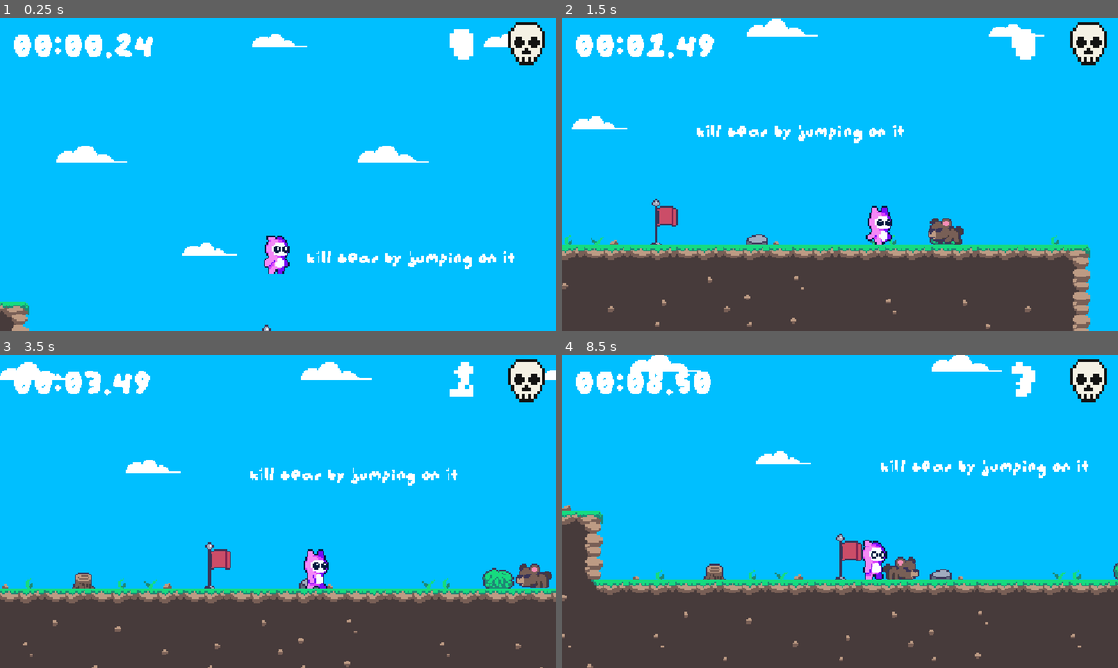
Above: before the commit, frames 1-4 (two rows, left to right).
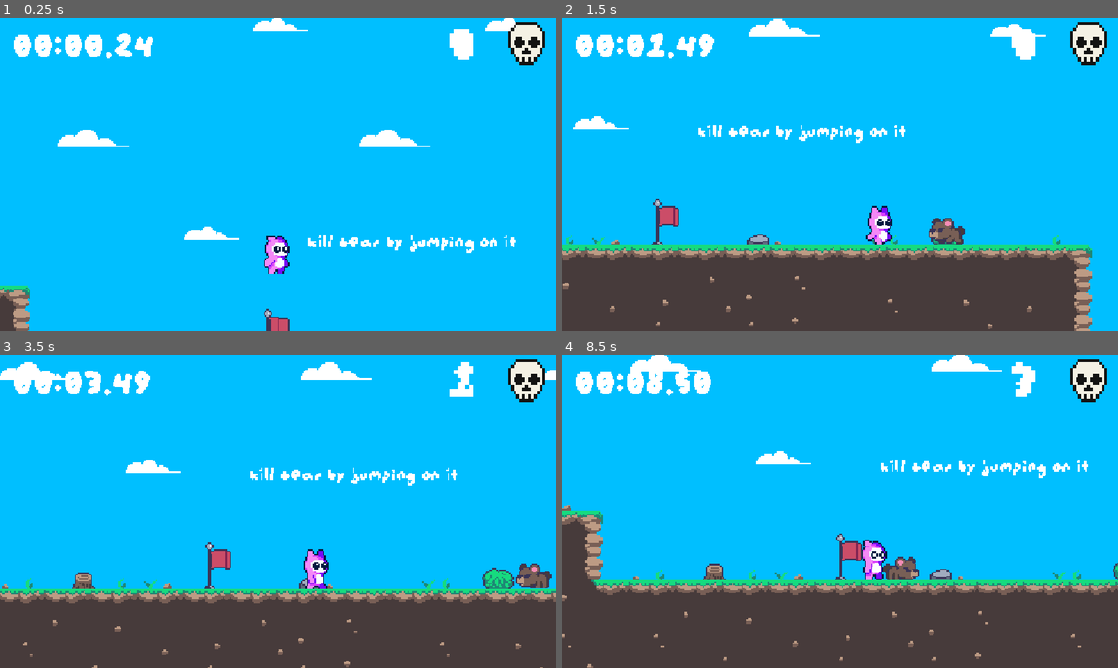
Above: after the commit, the same moments.

Repository: kocio07/Brackeys-game-jam
Game: Godot game, scene res://sceny/main.tscn
The game is run twice, just before and just after one commit, with the same random seed, the same clock (stepped at 60 frames per second) and the same inputs. This scene is started directly instead of the project's main scene.
Inputs:
- Up to frame 1 (0.25 s): no input
- Up to frame 2 (1.5 s): hold D (right) from 0.53 s (still down); tap X (start) at 0.6, 1.35 s; tap Space (jump) at 0.77 s
- Up to frame 3 (3.5 s): tap Space (jump) at 1.52, 3.02 s; release D (right) at 2.03 s; hold A (left) 2.03-2.78 s; tap X (start) at 2.1, 2.85 s; hold D (right) from 2.78 s (still down)
- Up to frame 4 (8.5 s): tap X (start) every 0.75 s from 3.6 to 8.1 s; tap Space (jump) at 3.77, 4.52, 6.02, 6.77, 7.52 s; release D (right) at 4.28 s; hold A (left) 4.28-5.03 s; hold D (right) 5.03-5.78 s; hold A (left) 5.78-7.28 s; hold D (right) from 7.28 s (still down)

The runs differ from the first frame. In frame 1, 4.6% of the frame differs, in the area x 0-93%, y 0-100%; in frame 2, 2.3%; in frame 3, less than 0.1%; in frame 4, less than 0.1%.

Commit message:
Added half working teleport effect

Diff:
--- /dev/null
+++ b/nowy-projekt-gry/sceny/audio_stream_player_2d.tscn
@@ -0,0 +1,8 @@
+[gd_scene format=3 uid="uid://c4wxqd7eix0ep"]
+
+[ext_resource type="AudioStream" uid="uid://dlv0nige33idm" path="res://assets/music/11. Dangerous Cave.wav" id="1_7hj8q"]
+
+[node name="AudioStreamPlayer2D" type="AudioStreamPlayer2D" unique_id=1430178328]
+stream = ExtResource("1_7hj8q")
+autoplay = true
+max_distance = 9.223372e+18
--- a/nowy-projekt-gry/sceny/gracz.tscn
+++ b/nowy-projekt-gry/sceny/gracz.tscn
@@ -6,6 +6,11 @@
 [ext_resource type="Texture2D" uid="uid://cs4hu5kvuk04b" path="res://assets/1 Pink_Monster/Pink_Monster.png" id="4_41j5y"]
 [ext_resource type="Texture2D" uid="uid://ctrwue8w1qaqb" path="res://assets/1 Pink_Monster/Pink_Monster_Walk_6.png" id="5_fggid"]
 [ext_resource type="AudioStream" uid="uid://c6ar72kq3hii5" path="res://assets/sounds/jump.wav" id="6_yoavk"]
+[ext_resource type="Texture2D" uid="uid://b2y5t5nu8fwx5" path="res://assets/Skeleton_Bones/Pixel_Size_64x64/Skull_Normal.png" id="7_vxf87"]
+[ext_resource type="FontFile" uid="uid://bcrp3l0uldjoy" path="res://assets/augiepixel.ttf" id="8_c7ph3"]
+[ext_resource type="Script" uid="uid://mklhaaoquak8" path="res://skrypty/dead_ui.gd" id="9_3me7c"]
+[ext_resource type="Script" uid="uid://dlejojh77bppl" path="res://skrypty/timer.gd" id="10_l3072"]
+[ext_resource type="Shader" uid="uid://0f1h8uc1tll5" path="res://sceny/swirl_fade.gdshader" id="11_d0a07"]
 
 [sub_resource type="AtlasTexture" id="AtlasTexture_hi6mn"]
 atlas = ExtResource("2_yoavk")
@@ -161,6 +166,20 @@
 
 [sub_resource type="RectangleShape2D" id="RectangleShape2D_f6xyr"]
 size = Vector2(11, 25)
+
+[sub_resource type="LabelSettings" id="LabelSettings_vxf87"]
+font = ExtResource("8_c7ph3")
+font_size = 23
+
+[sub_resource type="LabelSettings" id="LabelSettings_c7ph3"]
+font = ExtResource("8_c7ph3")
+font_size = 89
+
+[sub_resource type="ShaderMaterial" id="ShaderMaterial_3me7c"]
+shader = ExtResource("11_d0a07")
+shader_parameter/progress = 0.0
+shader_parameter/spiral_strength = 15.0
+shader_parameter/cover_color = Color(0, 0, 0, 1)
 
 [node name="Gracz" type="CharacterBody2D" unique_id=724449849 groups=["gracz"]]
 collision_layer = 3
@@ -180,3 +199,48 @@
 [node name="Skok sfx" type="AudioStreamPlayer2D" parent="." unique_id=1955351490]
 stream = ExtResource("6_yoavk")
 volume_db = -6.804
+
+[node name="CanvasLayer2" type="CanvasLayer" parent="." unique_id=1178844827]
+
+[node name="Control" type="Control" parent="CanvasLayer2" unique_id=1815808149]
+layout_mode = 3
+anchors_preset = 0
+offset_right = 40.0
+offset_bottom = 40.0
+
+[node name="TextureRect" type="TextureRect" parent="CanvasLayer2/Control" unique_id=1952291656]
+layout_mode = 0
+offset_left = 1040.0
+offset_top = 9.0
+offset_right = 1136.0
+offset_bottom = 104.0
+texture = ExtResource("7_vxf87")
+
+[node name="Label" type="Label" parent="CanvasLayer2/Control" unique_id=1052950998]
+layout_mode = 0
+offset_left = 932.00006
+offset_top = -2.0
+offset_right = 972.00006
+offset_bottom = 22.0
+scale = Vector2(5.5600004, 5.5600004)
+text = "0"
+label_settings = SubResource("LabelSettings_vxf87")
+script = ExtResource("9_3me7c")
+
+[node name="Label2" type="Label" parent="CanvasLayer2/Control" unique_id=584679415]
+layout_mode = 0
+offset_left = 29.0
+offset_top = 20.0
+offset_right = 174.0
+offset_bottom = 96.0
+text = "01:10"
+label_settings = SubResource("LabelSettings_c7ph3")
+script = ExtResource("10_l3072")
+
+[node name="ColorRect" type="ColorRect" parent="CanvasLayer2" unique_id=1768107460]
+material = SubResource("ShaderMaterial_3me7c")
+anchors_preset = 15
+anchor_right = 1.0
+anchor_bottom = 1.0
+grow_horizontal = 2
+grow_vertical = 2
--- a/nowy-projekt-gry/sceny/level_2.tscn
+++ b/nowy-projekt-gry/sceny/level_2.tscn
@@ -1,6 +1,5 @@
 [gd_scene format=4 uid="uid://dgcj6bw0cemwi"]
 
-[ext_resource type="AudioStream" uid="uid://dlv0nige33idm" path="res://assets/music/11. Dangerous Cave.wav" id="1_d2sbq"]
 [ext_resource type="Texture2D" uid="uid://dbptuh0ix4gfa" path="res://assets/Rocky Roads/Tilesets/tileset_desert.png" id="2_irs44"]
 [ext_resource type="Texture2D" uid="uid://bc0ad3b7yi710" path="res://assets/Rocky Roads/Tilesets/tileset_dirt.png" id="3_lx01c"]
 [ext_resource type="Texture2D" uid="uid://bl04dcoxn0kqn" path="res://assets/Rocky Roads/Tilesets/tileset_forest.png" id="4_pjdm2"]
@@ -14,6 +13,7 @@
 [ext_resource type="Script" uid="uid://mklhaaoquak8" path="res://skrypty/dead_ui.gd" id="12_bpnmk"]
 [ext_resource type="Script" uid="uid://dlejojh77bppl" path="res://skrypty/timer.gd" id="13_7mycb"]
 [ext_resource type="PackedScene" uid="uid://d0b62vcx35get" path="res://sceny/killzone.tscn" id="14_s4xxt"]
+[ext_resource type="PackedScene" uid="uid://c4wxqd7eix0ep" path="res://sceny/audio_stream_player_2d.tscn" id="15_bpnmk"]
 [ext_resource type="PackedScene" uid="uid://b35y6nixbafqb" path="res://sceny/checkpoint.tscn" id="15_sah3u"]
 
 [sub_resource type="TileSetAtlasSource" id="TileSetAtlasSource_sah3u"]
@@ -429,12 +429,6 @@
 
 [node name="Level 2" type="Node2D" unique_id=1899524453]
 
-[node name="AudioStreamPlayer2D" type="AudioStreamPlayer2D" parent="." unique_id=1534298021]
-position = Vector2(442, 70)
-stream = ExtResource("1_d2sbq")
-autoplay = true
-max_distance = 9.223372e+18
-
 [node name="MainMap" type="TileMapLayer" parent="." unique_id=1686375280]
 tile_map_data = PackedByteArray("AAD+/wAABAADAAEAAAD//wAABAADAAEAAAAAAAAABAADAAEAAAABAAAABAADAAEAAAACAAAABAADAAEAAAADAA …(1168 unchanged characters)…
 tile_set = SubResource("TileSet_mlreh")
@@ -442,15 +436,15 @@
 [node name="Gracz" parent="." unique_id=724449849 instance=ExtResource("9_nca4t")]
 position = Vector2(12, -85)
 
-[node name="CanvasLayer" type="CanvasLayer" parent="Gracz" unique_id=722625332]
-
-[node name="Control" type="Control" parent="Gracz/CanvasLayer" unique_id=884027802]
+[node name="CanvasLayer2" type="CanvasLayer" parent="Gracz" unique_id=722625332]
+
+[node name="Control" type="Control" parent="Gracz/CanvasLayer2" unique_id=884027802]
 layout_mode = 3
 anchors_preset = 0
 offset_right = 40.0
 offset_bottom = 40.0
 
-[node name="TextureRect" type="TextureRect" parent="Gracz/CanvasLayer/Control" unique_id=546745209]
+[node name="TextureRect" type="TextureRect" parent="Gracz/CanvasLayer2/Control" unique_id=546745209]
 layout_mode = 0
 offset_left = 1040.0
 offset_top = 9.0
@@ -458,7 +452,7 @@
 offset_bottom = 104.0
 texture = ExtResource("10_s4xxt")
 
-[node name="Label" type="Label" parent="Gracz/CanvasLayer/Control" unique_id=1074799545]
+[node name="Label" type="Label" parent="Gracz/CanvasLayer2/Control" unique_id=1074799545]
 layout_mode = 0
 offset_left = 932.00006
 offset_top = -2.0
@@ -469,7 +463,7 @@
 label_settings = SubResource("LabelSettings_b2vob")
 script = ExtResource("12_bpnmk")
 
-[node name="Label2" type="Label" parent="Gracz/CanvasLayer/Control" unique_id=437647144]
+[node name="Label2" type="Label" parent="Gracz/CanvasLayer2/Control" unique_id=437647144]
 layout_mode = 0
 offset_left = 29.0
 offset_top = 20.0
@@ -491,3 +485,5 @@
 [node name="Checkpoint" parent="." unique_id=666461698 instance=ExtResource("15_sah3u")]
 z_index = -1
 position = Vector2(11, -16)
+
+[node name="AudioStreamPlayer2D" parent="." unique_id=1430178328 instance=ExtResource("15_bpnmk")]
--- a/nowy-projekt-gry/sceny/main.tscn
+++ b/nowy-projekt-gry/sceny/main.tscn
@@ -12,18 +12,15 @@
 [ext_resource type="Texture2D" uid="uid://d0ujw7vo81npb" path="res://assets/Rocky Roads/Deco/clouds.png" id="9_pi7gf"]
 [ext_resource type="PackedScene" uid="uid://deanx3wosse4c" path="res://sceny/wrog_1.tscn" id="10_7e6us"]
 [ext_resource type="FontFile" uid="uid://bcrp3l0uldjoy" path="res://assets/augiepixel.ttf" id="12_lhsd8"]
-[ext_resource type="AudioStream" uid="uid://dlv0nige33idm" path="res://assets/music/11. Dangerous Cave.wav" id="13_aclmx"]
 [ext_resource type="Texture2D" uid="uid://b56tvv2yvkosa" path="res://assets/Rocky Roads/Deco/bush.png" id="13_cwrqu"]
 [ext_resource type="Texture2D" uid="uid://b55s3c7atwr17" path="res://assets/Rocky Roads/Deco/rock.png" id="14_ghpb7"]
-[ext_resource type="Texture2D" uid="uid://b2y5t5nu8fwx5" path="res://assets/Skeleton_Bones/Pixel_Size_64x64/Skull_Normal.png" id="15_pbd1v"]
 [ext_resource type="PackedScene" uid="uid://bmhvq6x7i7i6e" path="res://killzone_wall.tscn" id="15_rr6wh"]
-[ext_resource type="Script" uid="uid://mklhaaoquak8" path="res://skrypty/dead_ui.gd" id="16_oh337"]
 [ext_resource type="PackedScene" uid="uid://bomkomr5urnuq" path="res://sceny/killzone-text.tscn" id="16_v4v28"]
-[ext_resource type="Script" uid="uid://dlejojh77bppl" path="res://skrypty/timer.gd" id="17_j0ig8"]
 [ext_resource type="Script" uid="uid://baj6j84d0ptrq" path="res://skrypty/en_text.gd" id="17_vf4ao"]
 [ext_resource type="Script" uid="uid://byrf5bnj0fglx" path="res://skrypty/label_7.gd" id="18_avd7h"]
 [ext_resource type="Texture2D" uid="uid://dmpvwgndhcuh6" path="res://assets/Rocky Roads/Objects/flag.png" id="19_aclmx"]
 [ext_resource type="Texture2D" uid="uid://b3l7ivrduulsg" path="res://assets/Rocky Roads/Deco/tree.png" id="21_06eqf"]
+[ext_resource type="PackedScene" uid="uid://c4wxqd7eix0ep" path="res://sceny/audio_stream_player_2d.tscn" id="21_873jp"]
 [ext_resource type="Texture2D" uid="uid://dwojierx4qbx" path="res://assets/Rocky Roads/Deco/tree_trunk.png" id="22_mny4e"]
 [ext_resource type="PackedScene" uid="uid://vni8euhrhfhl" path="res://sceny/invisible_block.tscn" id="23_mny4e"]
 [ext_resource type="Texture2D" uid="uid://dywptawwslwkx" path="res://assets/portal/Dimensional_Portal.png" id="27_873jp"]
@@ -452,21 +449,13 @@
 
 [sub_resource type="TileSet" id="TileSet_4vuit"]
 physics_layer_0/collision_layer = 1
-sources/0 = SubResource("TileSetAtlasSource_ghpb7")
-sources/1 = SubResource("TileSetAtlasSource_rr6wh")
-sources/2 = SubResource("TileSetAtlasSource_v4v28")
-sources/3 = SubResource("TileSetAtlasSource_vf4ao")
-sources/4 = SubResource("TileSetAtlasSource_avd7h")
-sources/5 = SubResource("TileSetAtlasSource_aclmx")
-sources/6 = SubResource("TileSetAtlasSource_oxg6p")
-
-[sub_resource type="LabelSettings" id="LabelSettings_5rwrc"]
-font = ExtResource("12_lhsd8")
-font_size = 23
-
-[sub_resource type="LabelSettings" id="LabelSettings_5wi87"]
-font = ExtResource("12_lhsd8")
-font_size = 89
+sources/0 = SubResource("TileSetAtlasSource_ba5tg")
+sources/1 = SubResource("TileSetAtlasSource_vvy6p")
+sources/2 = SubResource("TileSetAtlasSource_yjrux")
+sources/3 = SubResource("TileSetAtlasSource_dfprt")
+sources/4 = SubResource("TileSetAtlasSource_jnsyl")
+sources/5 = SubResource("TileSetAtlasSource_6ockn")
+sources/6 = SubResource("TileSetAtlasSource_dy4ac")
 
 [sub_resource type="RectangleShape2D" id="RectangleShape2D_4vuit"]
 size = Vector2(14.736389, 20.013577)
@@ -785,44 +774,7 @@
 tile_set = SubResource("TileSet_4vuit")
 
 [node name="Gracz" parent="." unique_id=724449849 instance=ExtResource("8_oxnlj")]
-position = Vector2(12, -85)
-
-[node name="CanvasLayer" type="CanvasLayer" parent="Gracz" unique_id=182137539]
-
-[node name="Control" type="Control" parent="Gracz/CanvasLayer" unique_id=1346298046]
-layout_mode = 3
-anchors_preset = 0
-offset_right = 40.0
-offset_bottom = 40.0
-
-[node name="TextureRect" type="TextureRect" parent="Gracz/CanvasLayer/Control" unique_id=775339713]
-layout_mode = 0
-offset_left = 1040.0
-offset_top = 9.0
-offset_right = 1136.0
-offset_bottom = 104.0
-texture = ExtResource("15_pbd1v")
-
-[node name="Label" type="Label" parent="Gracz/CanvasLayer/Control" unique_id=142990879]
-layout_mode = 0
-offset_left = 932.00006
-offset_top = -2.0
-offset_right = 972.00006
-offset_bottom = 22.0
-scale = Vector2(5.5600004, 5.5600004)
-text = "0"
-label_settings = SubResource("LabelSettings_5rwrc")
-script = ExtResource("16_oh337")
-
-[node name="Label2" type="Label" parent="Gracz/CanvasLayer/Control" unique_id=103730341]
-layout_mode = 0
-offset_left = 29.0
-offset_top = 20.0
-offset_right = 174.0
-offset_bottom = 96.0
-text = "01:10"
-label_settings = SubResource("LabelSettings_5wi87")
-script = ExtResource("17_j0ig8")
+position = Vector2(11, -74)
 
 [node name="Camera2D" type="Camera2D" parent="Gracz" unique_id=232602826]
 position = Vector2(0, -31)
@@ -843,11 +795,8 @@
 collision_layer = 1
 collision_mask = 1
 
-[node name="AudioStreamPlayer2D" type="AudioStreamPlayer2D" parent="." unique_id=483186237]
+[node name="AudioStreamPlayer2D" parent="." unique_id=1430178328 instance=ExtResource("21_873jp")]
 position = Vector2(442, 70)
-stream = ExtResource("13_aclmx")
-autoplay = true
-max_distance = 9.223372e+18
 
 [node name="Killzone2" parent="." unique_id=944250529 instance=ExtResource("15_rr6wh")]
 position = Vector2(388, -31)
--- /dev/null
+++ b/nowy-projekt-gry/sceny/swirl_fade.gdshader
@@ -0,0 +1,31 @@
+shader_type canvas_item;
+
+uniform float progress : hint_range(0.0, 1.0) = 0.0;
+uniform float spiral_strength : hint_range(0.0, 50.0) = 15.0;
+uniform vec4 cover_color : source_color = vec4(0.0, 0.0, 0.0, 1.0);
+
+uniform sampler2D SCREEN_TEXTURE : hint_screen_texture, filter_linear_mipmap;
+
+void fragment() {
+	vec2 uv = SCREEN_UV - vec2(0.5);
+
+	float dist = length(uv);
+	float angle = atan(uv.y, uv.x);
+
+	float swirl = (1.0 - dist) * progress * spiral_strength;
+	angle += swirl;
+
+	vec2 rotated_uv = vec2(cos(angle), sin(angle)) * dist + vec2(0.5);
+
+	vec4 screen_color = texture(SCREEN_TEXTURE, rotated_uv);
+
+	float radius = (1.0 - progress) * 0.8;
+	float circle = step(radius, dist);
+
+	COLOR = mix(screen_color, cover_color, clamp(circle + progress * 0.5, 0.0, 1.0));
+}
+
+//void light() {
+//	// Called for every pixel for every light affecting the CanvasItem.
+//	// Uncomment to replace the default light processing function with this one.
+//}
--- a/nowy-projekt-gry/skrypty/gracz.gd
+++ b/nowy-projekt-gry/skrypty/gracz.gd
@@ -2,6 +2,8 @@
 @export var speed = 155
 @export var gravity = 1000
 @export var jump_force = 183
+
+@onready var color_rect = $CanvasLayer2/ColorRect
 
 func _ready() -> void:
 	if Global.checkpoint_pos != Vector2(-999, -999):
@@ -45,4 +47,21 @@
 
 
 func _on_next_level_body_entered(body: Node2D) -> void:
+	teleport_with_effect()
+
+func teleport_with_effect():
+	var material = color_rect.material as ShaderMaterial
+
+	var tween = create_tween()
+
+	tween.tween_property(material, "shader_parameter/progress", 1.0, 1.0)\
+		.set_trans(Tween.TRANS_QUAD)\
+		.set_ease(Tween.EASE_IN)
+
+	await tween.finished
 	get_tree().change_scene_to_file("res://sceny/level_2.tscn")
+
+	var tween_out = create_tween()
+	tween_out.tween_property(material, "shader_parameter/progress", 0.0, 1.0)\
+		.set_trans(Tween.TRANS_QUAD)\
+		.set_ease(Tween.EASE_OUT)
Not shown: 7 places in nowy-projekt-gry/sceny/main.tscn that only renumber resources
Not shown, added: nowy-projekt-gry/sceny/swirl_fade.gdshader.uid
